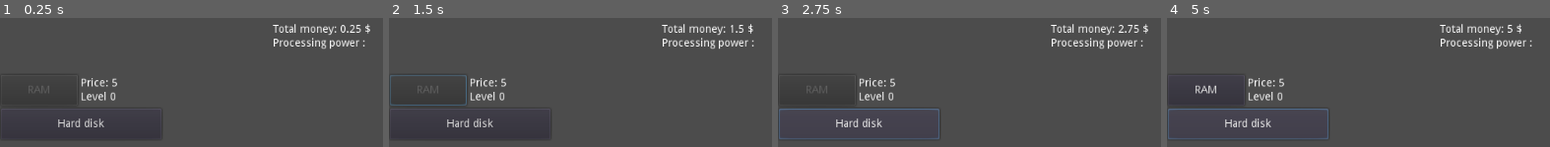
Above: before the commit, frames 1-4 (left to right).
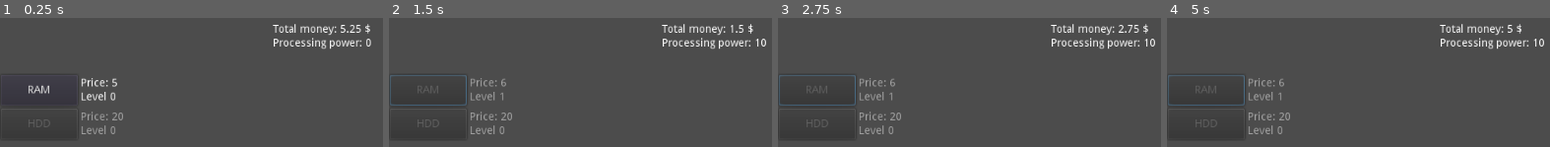
Above: after the commit, the same moments.

Repository: deniauma/IdleAI
Game: Godot game, scene res://Main.tscn
The game is run twice, just before and just after one commit, with the same random seed, the same clock (stepped at 60 frames per second) and the same inputs.
Inputs (mouse positions are in pixels of both pictures, inside the frame that each line leads up to):
- Up to frame 1 (0.25 s): no input
- Up to frame 2 (1.5 s): click (469, 123) at 0.5 s, where only the run before the commit has a clickable "Hard disk"; click (427, 90) at 1.25 s, where only the run after the commit has a clickable "RAM"
- Up to frame 3 (2.75 s): click (858, 123) at 2 s, where only the run before the commit has a clickable "Hard disk"
- Up to frame 4 (5 s): click (1247, 123) at 2.75 s, where only the run before the commit has a clickable "Hard disk"; tap Enter at 3.5 s; tap Space at 4.25 s

The runs differ from the first frame. In frame 1, 1.7% of the frame differs, in the area x 7-97%, y 5-94%; in frame 2, 1.9%; in frame 3, 2.8%; in frame 4, 3.0%, in the area x 0-99%, y 16-94%.

Commit message:
Adding idle buttons

Diff:
--- a/GameManager.gd
+++ b/GameManager.gd
@@ -3,7 +3,7 @@
 # class member variables go here, for example:
 # var a = 2
 # var b = "textvar"
-var total_money = 0.0
+var total_money = 5.0
 var money_per_sec = 1.0
 var process_power = 0.0
 
@@ -16,4 +16,9 @@
 	# Called every frame. Delta is time since last frame.
 	# Update game logic here.
 	total_money += money_per_sec * delta
+	var cp_buttons = get_tree().get_nodes_in_group("Idle_CP_buttons")
+	var pp = 0
+	for i in cp_buttons:
+		pp += i.get_CP()
+	process_power = pp
 	pass
--- a/Main.gd
+++ b/Main.gd
@@ -11,4 +11,5 @@
 
 func _process(delta):
 	$VBoxContainer2/TotalMoney.text = "Total money: " + str(stepify(GameManager.total_money, 0.01)) + " $"
+	$VBoxContainer2/ProcessingPower.text = "Processing power: " + str(GameManager.process_power)
 	pass
--- a/Main.tscn
+++ b/Main.tscn
@@ -86,7 +86,7 @@
 anchor_bottom = 0.0
 margin_left = 1.0
 margin_top = 101.0
-margin_right = 210.0
+margin_right = 217.0
 margin_bottom = 600.0
 rect_pivot_offset = Vector2( 0, 0 )
 rect_clip_content = false
@@ -102,7 +102,7 @@
 anchor_top = 0.0
 anchor_right = 0.0
 anchor_bottom = 0.0
-margin_right = 209.0
+margin_right = 216.0
 margin_bottom = 40.0
 rect_pivot_offset = Vector2( 0, 0 )
 rect_clip_content = false
@@ -141,16 +141,32 @@
 flat = false
 align = 1
 script = ExtResource( 3 )
-_sections_unfolded = [ "Grow Direction", "Rect", "Size Flags" ]
-
-[node name="VBoxContainer" type="VBoxContainer" parent="VBoxContainer/PCbutton" index="1"]
-
-anchor_left = 0.0
-anchor_top = 0.0
-anchor_right = 0.0
-anchor_bottom = 0.0
-margin_left = 111.0
-margin_right = 204.0
+_sections_unfolded = [ "Grow Direction", "Margin", "Rect", "Size Flags" ]
+
+[node name="MarginContainer" type="MarginContainer" parent="VBoxContainer/PCbutton" index="1"]
+
+anchor_left = 0.0
+anchor_top = 0.0
+anchor_right = 0.0
+anchor_bottom = 0.0
+margin_left = 110.0
+margin_right = 212.0
+margin_bottom = 40.0
+rect_pivot_offset = Vector2( 0, 0 )
+rect_clip_content = false
+mouse_filter = 0
+mouse_default_cursor_shape = 0
+size_flags_horizontal = 1
+size_flags_vertical = 1
+_sections_unfolded = [ "Margin" ]
+
+[node name="VBoxContainer" type="VBoxContainer" parent="VBoxContainer/PCbutton/MarginContainer" index="0"]
+
+anchor_left = 0.0
+anchor_top = 0.0
+anchor_right = 0.0
+anchor_bottom = 0.0
+margin_right = 94.0
 margin_bottom = 40.0
 rect_pivot_offset = Vector2( 0, 0 )
 rect_clip_content = false
@@ -161,7 +177,7 @@
 alignment = 1
 _sections_unfolded = [ "Anchor", "Margin" ]
 
-[node name="Label" type="Label" parent="VBoxContainer/PCbutton/VBoxContainer" index="0"]
+[node name="Label" type="Label" parent="VBoxContainer/PCbutton/MarginContainer/VBoxContainer" index="0"]
 
 anchor_left = 0.0
 anchor_top = 0.0
@@ -183,7 +199,7 @@
 max_lines_visible = -1
 _sections_unfolded = [ "Margin", "Rect" ]
 
-[node name="Label2" type="Label" parent="VBoxContainer/PCbutton/VBoxContainer" index="1"]
+[node name="Label2" type="Label" parent="VBoxContainer/PCbutton/MarginContainer/VBoxContainer" index="1"]
 
 anchor_left = 0.0
 anchor_top = 0.0
@@ -203,15 +219,36 @@
 lines_skipped = 0
 max_lines_visible = -1
 
-[node name="IdleButton2" type="Button" parent="VBoxContainer" index="1"]
+[node name="PCbutton2" type="HBoxContainer" parent="VBoxContainer" index="1"]
 
 anchor_left = 0.0
 anchor_top = 0.0
 anchor_right = 0.0
 anchor_bottom = 0.0
 margin_top = 44.0
-margin_right = 209.0
+margin_right = 216.0
 margin_bottom = 84.0
+rect_pivot_offset = Vector2( 0, 0 )
+rect_clip_content = false
+mouse_filter = 1
+mouse_default_cursor_shape = 0
+size_flags_horizontal = 1
+size_flags_vertical = 1
+alignment = 0
+script = ExtResource( 2 )
+_sections_unfolded = [ "Visibility" ]
+buy_price = 20
+cp_per_level = 20
+level = 0
+
+[node name="IdleButton" type="Button" parent="VBoxContainer/PCbutton2" index="0"]
+
+anchor_left = 0.0
+anchor_top = 0.0
+anchor_right = 0.0
+anchor_bottom = 0.0
+margin_right = 100.0
+margin_bottom = 40.0
 rect_min_size = Vector2( 100, 40 )
 rect_pivot_offset = Vector2( 0, 0 )
 rect_clip_content = false
@@ -224,8 +261,85 @@
 enabled_focus_mode = 2
 shortcut = null
 group = null
-text = "Hard disk"
+text = "HDD"
 flat = false
 align = 1
 script = ExtResource( 3 )
-_sections_unfolded = [ "Grow Direction", "Rect", "Size Flags" ]
+_sections_unfolded = [ "Grow Direction", "Margin", "Rect", "Size Flags" ]
+
+[node name="MarginContainer" type="MarginContainer" parent="VBoxContainer/PCbutton2" index="1"]
+
+anchor_left = 0.0
+anchor_top = 0.0
+anchor_right = 0.0
+anchor_bottom = 0.0
+margin_left = 104.0
+margin_right = 212.0
+margin_bottom = 40.0
+rect_pivot_offset = Vector2( 0, 0 )
+rect_clip_content = false
+mouse_filter = 0
+mouse_default_cursor_shape = 0
+size_flags_horizontal = 1
+size_flags_vertical = 1
+_sections_unfolded = [ "Margin" ]
+
+[node name="VBoxContainer" type="VBoxContainer" parent="VBoxContainer/PCbutton2/MarginContainer" index="0"]
+
+anchor_left = 0.0
+anchor_top = 0.0
+anchor_right = 0.0
+anchor_bottom = 0.0
+margin_left = 8.0
+margin_right = 108.0
+margin_bottom = 40.0
+rect_pivot_offset = Vector2( 0, 0 )
+rect_clip_content = false
+mouse_filter = 1
+mouse_default_cursor_shape = 0
+size_flags_horizontal = 1
+size_flags_vertical = 1
+alignment = 1
+_sections_unfolded = [ "Anchor", "Margin" ]
+
+[node name="Label" type="Label" parent="VBoxContainer/PCbutton2/MarginContainer/VBoxContainer" index="0"]
+
+anchor_left = 0.0
+anchor_top = 0.0
+anchor_right = 0.0
+anchor_bottom = 0.0
+margin_top = 4.0
+margin_right = 100.0
+margin_bottom = 18.0
+rect_min_size = Vector2( 100, 0 )
+rect_pivot_offset = Vector2( 0, 0 )
+rect_clip_content = false
+mouse_filter = 2
+mouse_default_cursor_shape = 0
+size_flags_horizontal = 1
+size_flags_vertical = 4
+text = "Price:"
+percent_visible = 1.0
+lines_skipped = 0
+max_lines_visible = -1
+_sections_unfolded = [ "Visibility" ]
+
+[node name="Label2" type="Label" parent="VBoxContainer/PCbutton2/MarginContainer/VBoxContainer" index="1"]
+
+anchor_left = 0.0
+anchor_top = 0.0
+anchor_right = 0.0
+anchor_bottom = 0.0
+margin_top = 22.0
+margin_right = 100.0
+margin_bottom = 36.0
+rect_pivot_offset = Vector2( 0, 0 )
+rect_clip_content = false
+mouse_filter = 2
+mouse_default_cursor_shape = 0
+size_flags_horizontal = 1
+size_flags_vertical = 4
+text = "Level"
+percent_visible = 1.0
+lines_skipped = 0
+max_lines_visible = -1
--- a/PCbutton.gd
+++ b/PCbutton.gd
@@ -16,19 +16,32 @@
 	else:
 		return calc_price_on_level(level+1)
 
+func get_CP():
+	return level * cp_per_level
+
+func on_button_pressed():
+	if GameManager.total_money >= next_price():
+		GameManager.total_money -= next_price()
+		level += 1
+	pass
+
 func _ready():
 	# Called when the node is added to the scene for the first time.
 	# Initialization here
+	add_to_group("Idle_CP_buttons")
 	$IdleButton.disabled = true
+	$IdleButton.connect("pressed", self, "on_button_pressed")
 	pass
 
 func _process(delta):
 	# Called every frame. Delta is time since last frame.
 	# Update game logic here.
-	$VBoxContainer/Label.text = "Price: " + str(next_price())
-	$VBoxContainer/Label2.text = "Level " + str(level)
+	$MarginContainer/VBoxContainer/Label.text = "Price: " + str(round(next_price()))
+	$MarginContainer/VBoxContainer/Label2.text = "Level " + str(level)
 	if GameManager.total_money >= next_price():
 		$IdleButton.disabled = false
+		$MarginContainer.modulate.a = 1.0
 	else:
 		$IdleButton.disabled = true
+		$MarginContainer.modulate.a = 0.5
 	pass
